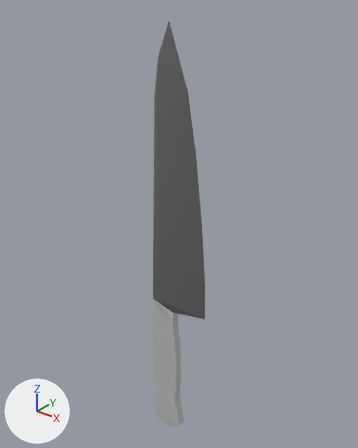
What one commit did to the Blender file mdl/knife.blend.
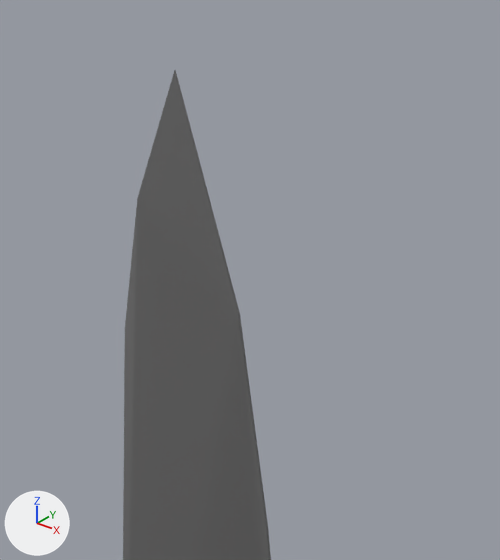
Each version appears first whole from a 50 mm camera at (0.201, -0.247, 0.244) aimed at (-0.004, 0.01, 0.085), and next in a close-up on the part from 33% to 73% of the width and 0% to 36% of the height. The lights are fixed; the arrows at lower left show +X, +Y and +Z. The first two pictures are the older version.
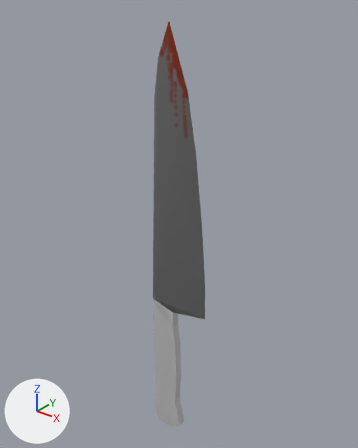
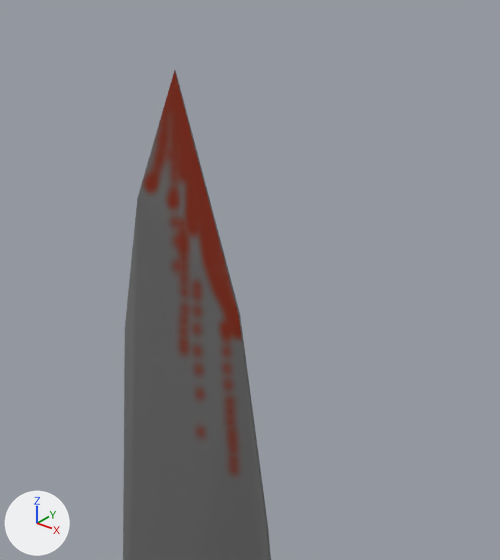
Changed parts and their boxes (x1, y1, x2, y2) in the close-ups (500 x 560 px):
'Cube', surface changed (grey to red)
    both: (141, 70, 244, 478)

What changed in the scene script:
```text
Add img_material_layer_png:
    img_material_layer_png = load_image('Material Layer.png', 'textures/Material Layer.png', 512, 512, 'sRGB')
Change mat_blade:
    where n2 = _N.new('ShaderNodeGroup'); n2.name = 'Group'
    remove n2.inputs[0].default_value = (0.246, 0.246, 0.246, 1.0)  # 'Color', grey #888888
    add n3 = _N.new('ShaderNodeTexImage'); n3.name = 'Image Texture'
    add n3.image = img_material_layer_png
    add _L.new(n3.outputs[0], n2.inputs[0])  # 'Color' to 'Color'
```
